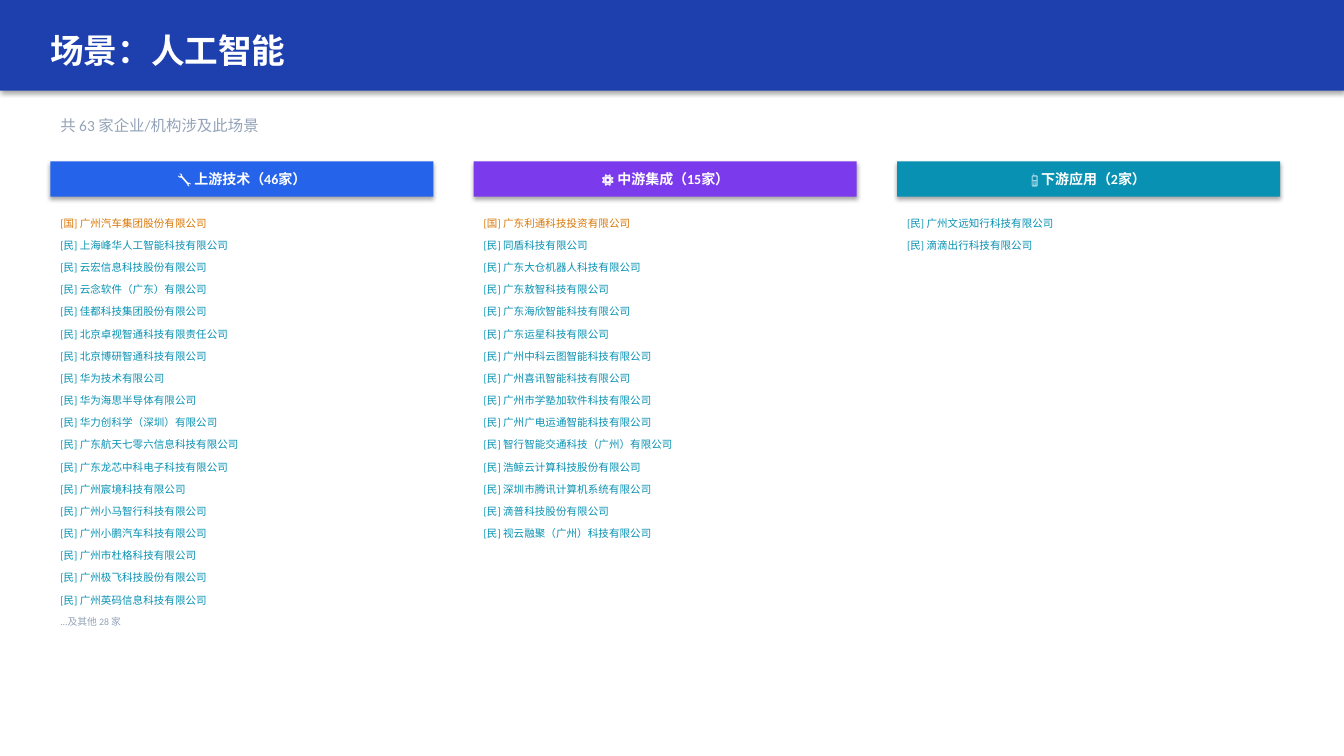
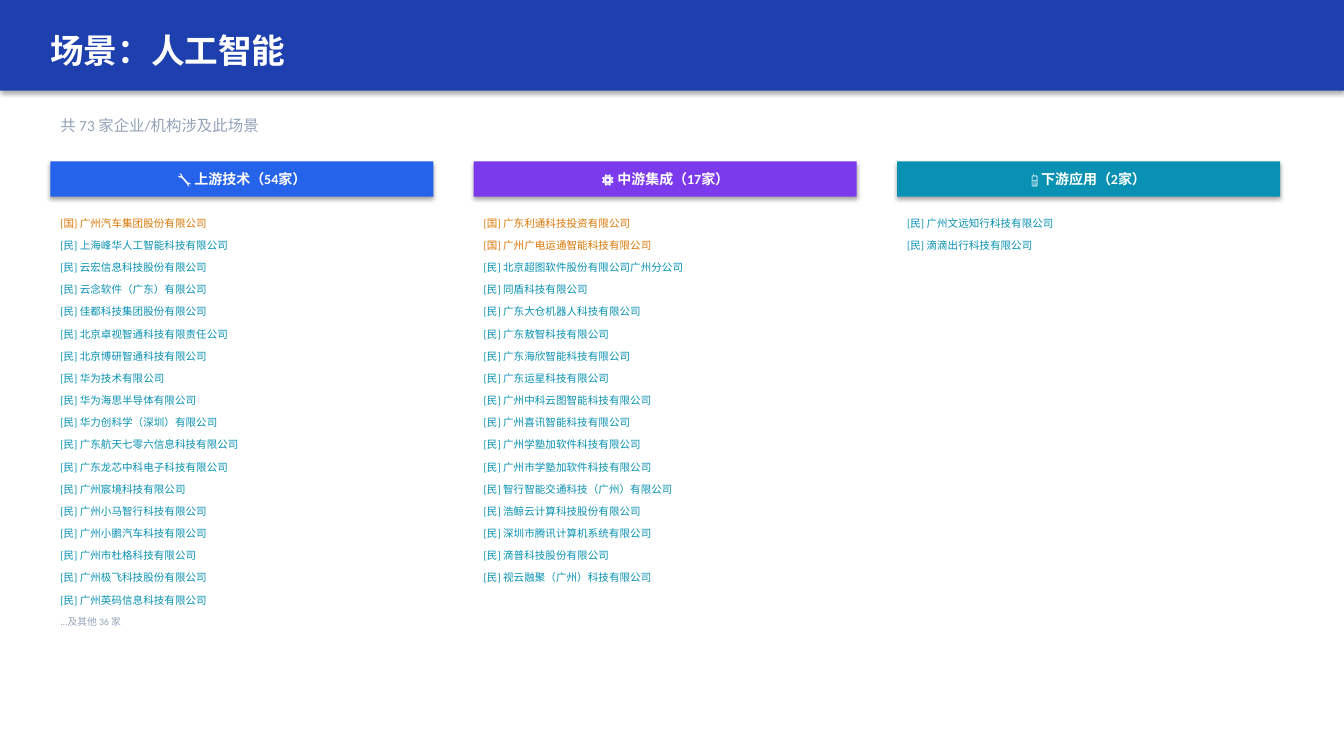
Before and after one commit to Cheekk/gd-smart-transport, a slide deck: slide 7 of 广东省智慧交通产业图谱_2026.pptx. Drawn at 1344x756 pixels with LibreOffice and Linux fonts; fonts in the diff are those of the drawing. Boxes give left, top, right and bottom in pixels: in the first picture for what was removed or moved away, otherwise in the second. Text is boxed around its words. In the diff, an @@ line names an element or a change of style, - is before the commit and + after.

```diff
--- a/广东省智慧交通产业图谱_2026.pptx
+++ b/广东省智慧交通产业图谱_2026.pptx
@@ text at [60,118,258,132]: text changed @@
-共 63 家企业/机构涉及此场景
+共 73 家企业/机构涉及此场景
@@ text in rectangle at [194,172,306,186]: text changed @@
-🔧 上游技术（46家）
+🔧 上游技术（54家）
@@ text in rectangle at [617,172,729,186]: text changed @@
-⚙️ 中游集成（15家）
+⚙️ 中游集成（17家）
@@ text at [484,240,651,252]: text changed; text colour #0891B2 to #D97706 @@
-[民] 同盾科技有限公司
+[国] 广州广电运通智能科技有限公司
@@ text at [484,262,683,273]: text changed @@
-[民] 广东大仓机器人科技有限公司
+[民] 北京超图软件股份有限公司广州分公司
@@ text at [484,284,588,295]: text changed @@
-[民] 广东敖智科技有限公司
+[民] 同盾科技有限公司
@@ text at [484,329,609,340]: text changed @@
-[民] 广东运星科技有限公司
+[民] 广东敖智科技有限公司
@@ text at [484,306,641,317]: text changed @@
-[民] 广东海欣智能科技有限公司
+[民] 广东大仓机器人科技有限公司
@@ text at [484,351,630,362]: text changed @@
-[民] 广州中科云图智能科技有限公司
+[民] 广东海欣智能科技有限公司
@@ text at [484,373,609,384]: text changed @@
-[民] 广州喜讯智能科技有限公司
+[民] 广东运星科技有限公司
@@ text at [484,417,630,428]: text changed @@
-[民] 广州广电运通智能科技有限公司
+[民] 广州喜讯智能科技有限公司
@@ text at [484,395,651,406]: text changed @@
-[民] 广州市学塾加软件科技有限公司
+[民] 广州中科云图智能科技有限公司
@@ text at [484,439,641,450]: text changed @@
-[民] 智行智能交通科技（广州）有限公司
+[民] 广州学塾加软件科技有限公司
@@ text at [484,462,651,473]: text changed @@
-[民] 浩鲸云计算科技股份有限公司
+[民] 广州市学塾加软件科技有限公司
@@ text at [484,506,641,517]: text changed @@
-[民] 滴普科技股份有限公司
+[民] 浩鲸云计算科技股份有限公司
@@ text added at [484,484,672,495], 7.5 pt, text #0891B2 @@
+[民] 智行智能交通科技（广州）有限公司
@@ text "[民] 深圳市腾讯计算机系统有限公司": place and size @@
-text "[民] 深圳市腾讯计算机系统有限公司" at [484,484,651,495]
+text "[民] 深圳市腾讯计算机系统有限公司" at [484,528,651,539]
@@ text "[民] 视云融聚（广州）科技有限公司": place and size @@
-text "[民] 视云融聚（广州）科技有限公司" at [484,528,651,539]
+text "[民] 视云融聚（广州）科技有限公司" at [484,572,651,583]
@@ text added at [484,550,609,561], 7.5 pt, text #0891B2 @@
+[民] 滴普科技股份有限公司
```
Also in this commit, not shown: 14 other slides changed, 3 other files.
